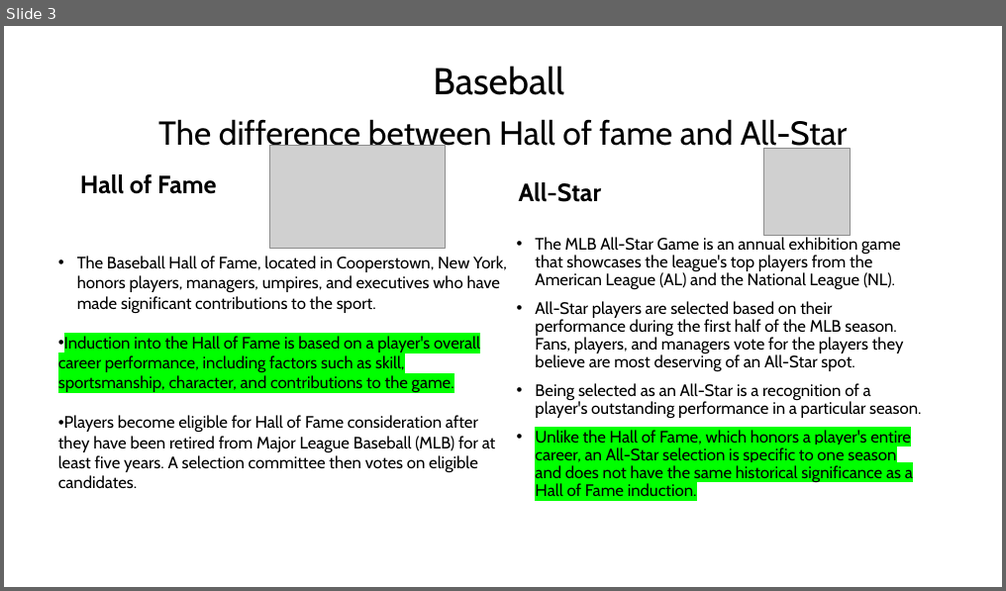
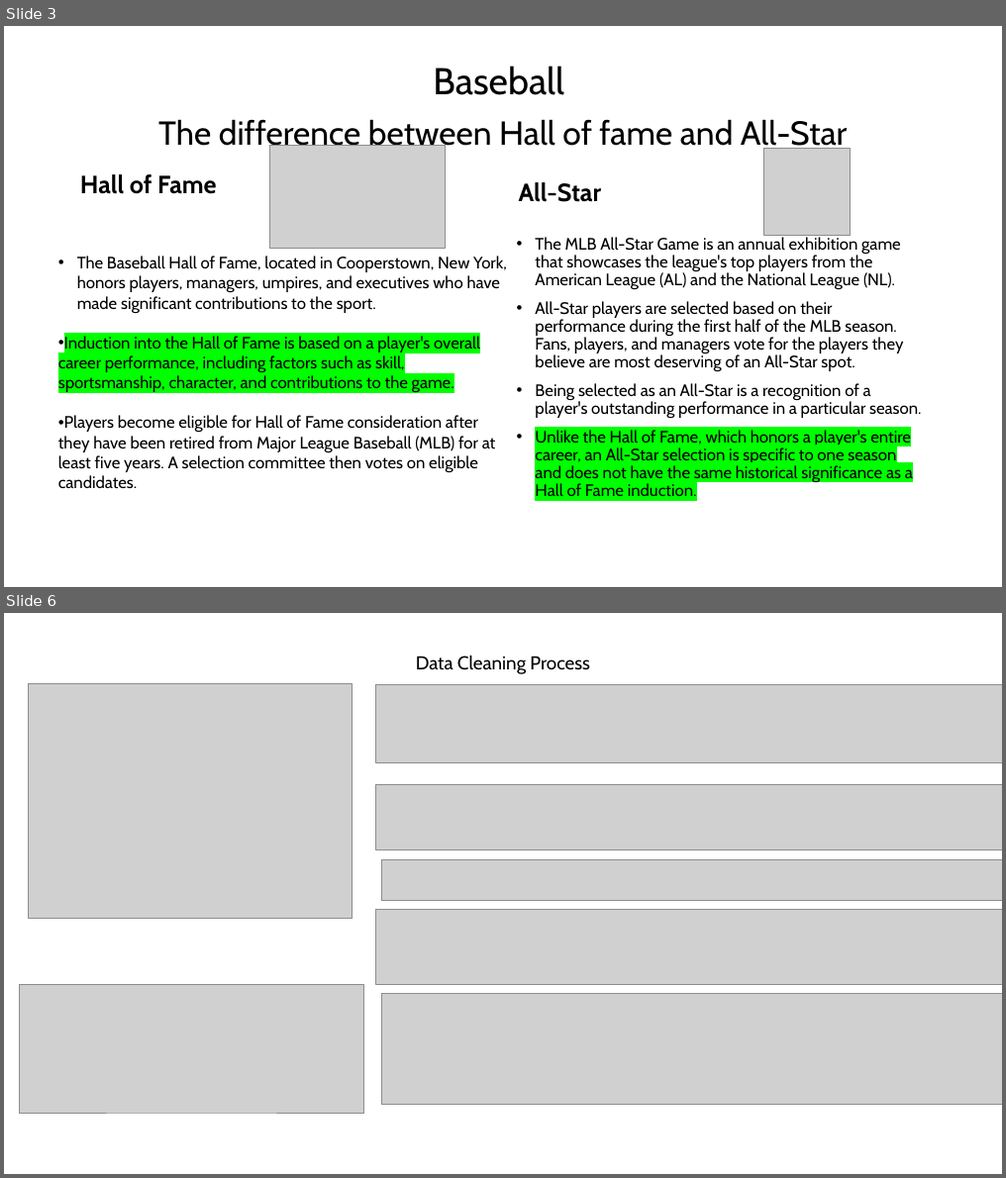
Before and after one commit to leeju09/Project-3-Baseball-, a slide deck: Presentation/Proect3_Group3.pptx. Shown one above the other, each under a label of ours: slide 3 before the commit, slides 3 and 6 after it; the slides between them are not shown. The pictures are 1006x591 and 1006x1178 pixels, drawn with LibreOffice and Linux fonts; fonts in the diff are those of the drawing; grey boxes stand for pictures. Boxes give left, top, right and bottom in pixels: in the first picture for what was removed or moved away, otherwise in the second. Text is boxed around its words. In the diff, an @@ line names an element or a change of style, - is before the commit and + after.

```diff
--- a/Presentation/Proect3_Group3.pptx
+++ b/Presentation/Proect3_Group3.pptx
@@ slide 6 added at box(4, 613, 1002, 1174), background #FFFFFF @@
@@ text added at box(416, 655, 590, 674), 18 pt, text #000000 @@
+Data Cleaning Process
@@ picture added at box(28, 683, 351, 919) @@
@@ picture added at box(376, 685, 1002, 762) @@
@@ picture added at box(376, 784, 1002, 851) @@
@@ picture added at box(381, 861, 1002, 900) @@
@@ picture added at box(376, 910, 1002, 985) @@
@@ picture added at box(20, 985, 364, 1113) @@
@@ picture added at box(381, 994, 1002, 1104) @@
```
Also in this commit, not shown: 1 slide changed, 4 other slides added, 1 slide removed.
